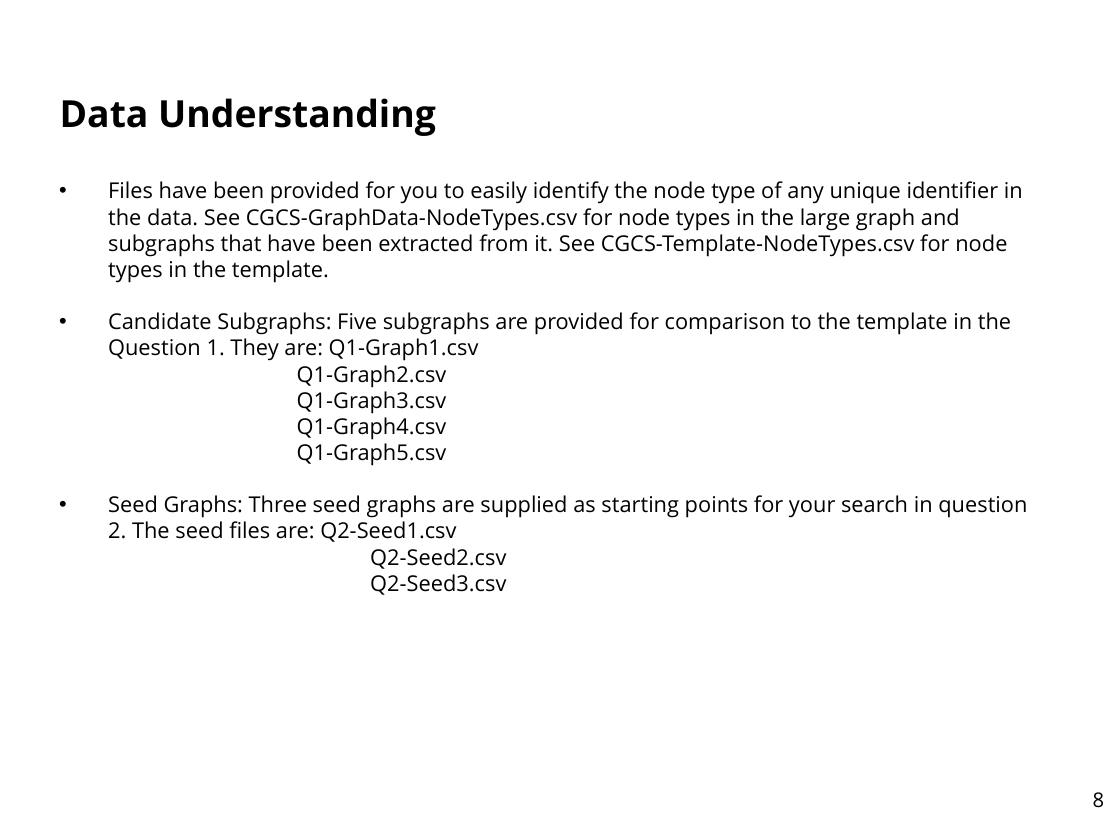
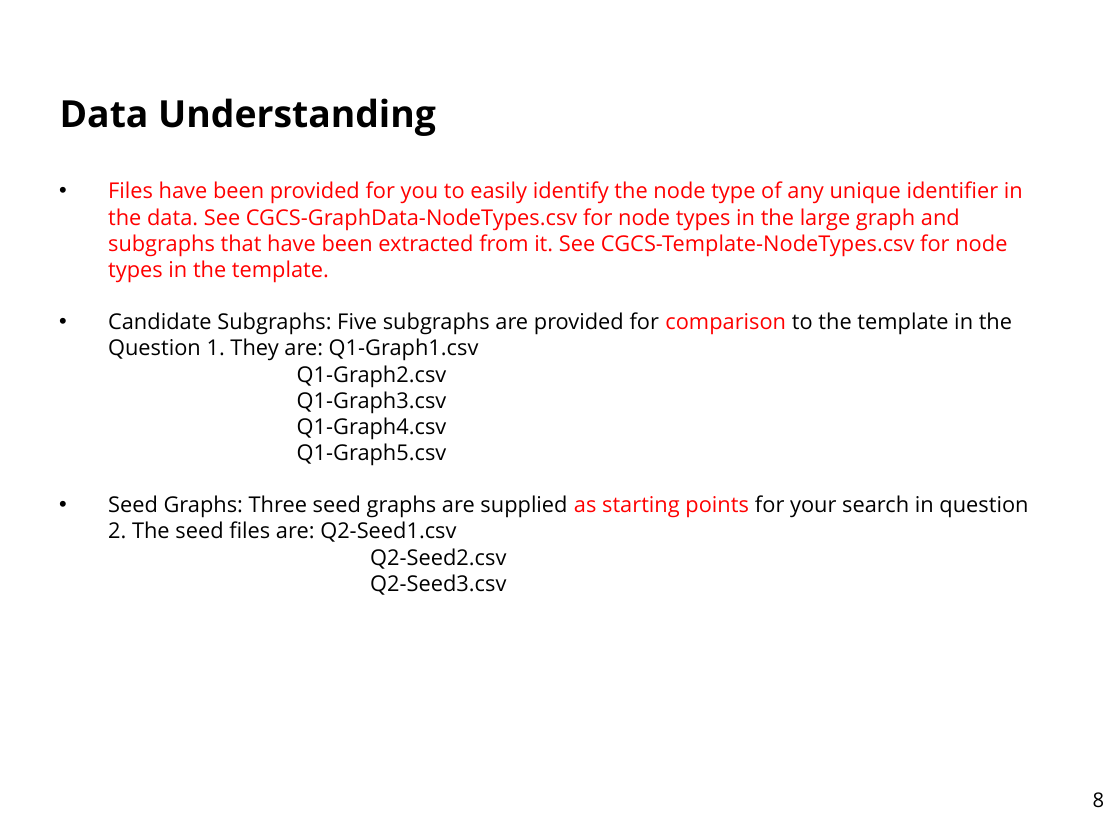
Before and after one commit to AtrayeeNeog/Visualization_2019-20, a slide deck: slide 8 of Documentation/Project_Data_Understanding.pptx. Drawn at 1120x840 pixels with LibreOffice and Linux fonts; fonts in the diff are those of the drawing; background and template pictures are left out. Boxes give left, top, right and bottom in pixels: in the first picture for what was removed or moved away, otherwise in the second. Text is boxed around its words. In the diff, an @@ line names an element or a change of style, - is before the commit and + after.

```diff
--- a/Documentation/Project_Data_Understanding.pptx
+++ b/Documentation/Project_Data_Understanding.pptx
@@ text at [108, 181, 1028, 542]: text colour #000000 to #FF0000 in "Files have been provided for you to ...", "comparison", "as starting points" @@
```
Also in this commit, not shown: 1 other slide changed.
